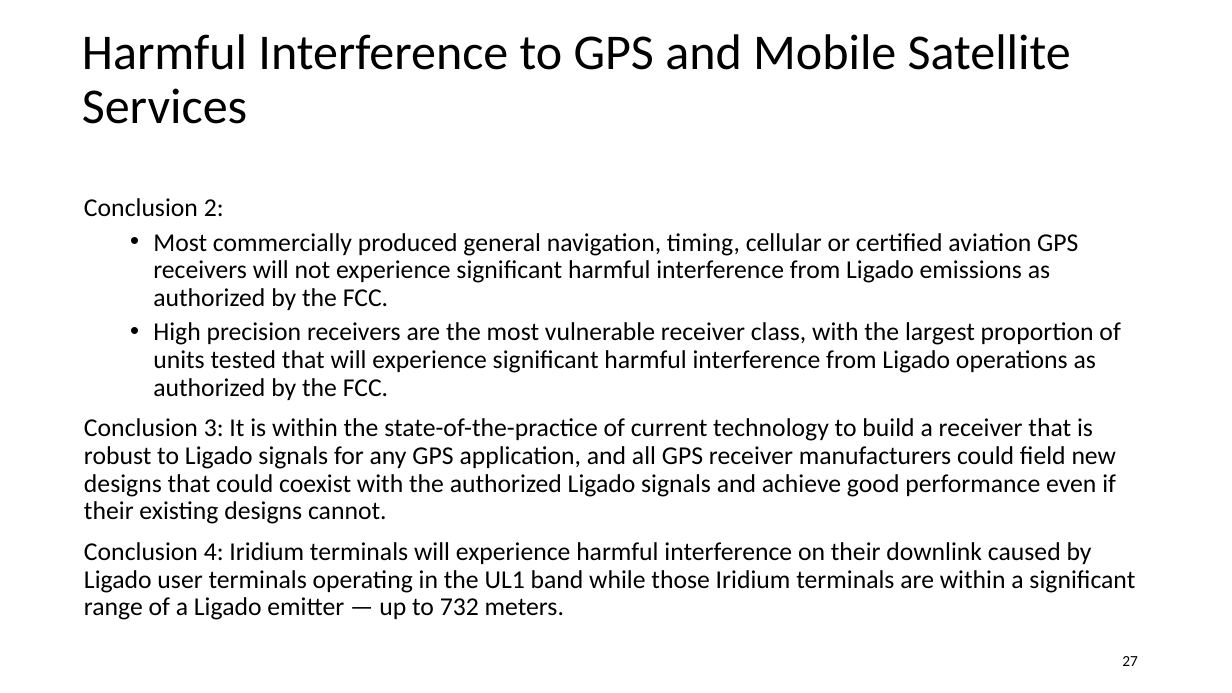
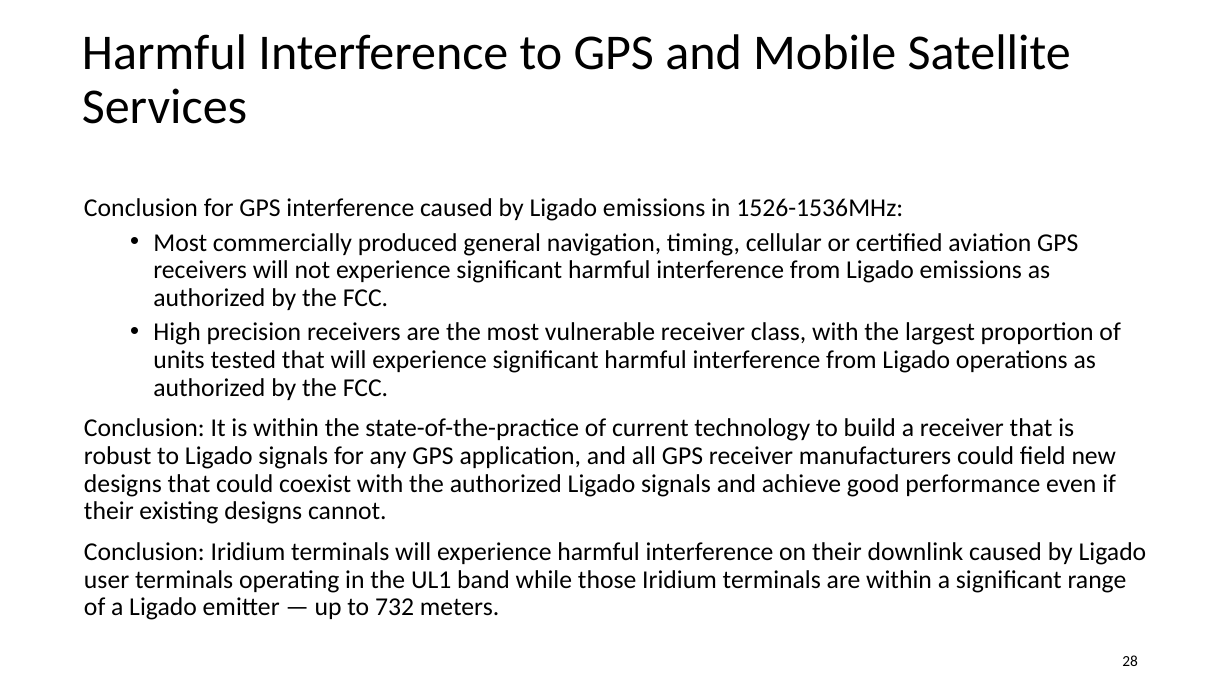
Before and after one commit to jlmucb/class_notes, a slide deck: slide 28 of science/GPSslides.pptx (slide 27 before the commit). Drawn at 1232x693 pixels with LibreOffice and Linux fonts; fonts in the diff are those of the drawing. Boxes give left, top, right and bottom in pixels: in the first picture for what was removed or moved away, otherwise in the second. Text is boxed around its words. In the diff, an @@ line names an element or a change of style, - is before the commit and + after.

```diff
--- a/science/GPSslides.pptx
+++ b/science/GPSslides.pptx
@@ text at bbox=[84, 198, 903, 221]: text changed @@
-Conclusion 2:
+Conclusion for GPS interference caused by Ligado emissions in 1526-1536MHz:
@@ text at bbox=[84, 418, 1147, 620]: text changed @@
-Conclusion 3: It is within the state-of-the-practice of current technology to build a receiver that is robust to Ligado signals for any GPS application, and all GPS receiver manufacturers could field new designs that could coexist with the authorized Ligado signals and achieve good performance even if their existing designs cannot.
-Conclusion 4: Iridium terminals will experience harmful interference on their downlink caused by Ligado user terminals operating in the UL1 band while those Iridium terminals are within a significant range of a Ligado emitter — up to 732 meters.
+Conclusion: It is within the state-of-the-practice of current technology to build a receiver that is robust to Ligado signals for any GPS application, and all GPS receiver manufacturers could field new designs that could coexist with the authorized Ligado signals and achieve good performance even if their existing designs cannot.
+Conclusion: Iridium terminals will experience harmful interference on their downlink caused by Ligado user terminals operating in the UL1 band while those Iridium terminals are within a significant range of a Ligado emitter — up to 732 meters.
@@ page number at bbox=[1122, 655, 1138, 666]: text changed @@
-27
+28
```
Also in this commit, not shown: 13 other slides changed, 2 slides added, 2 slides removed, 1 other file.
